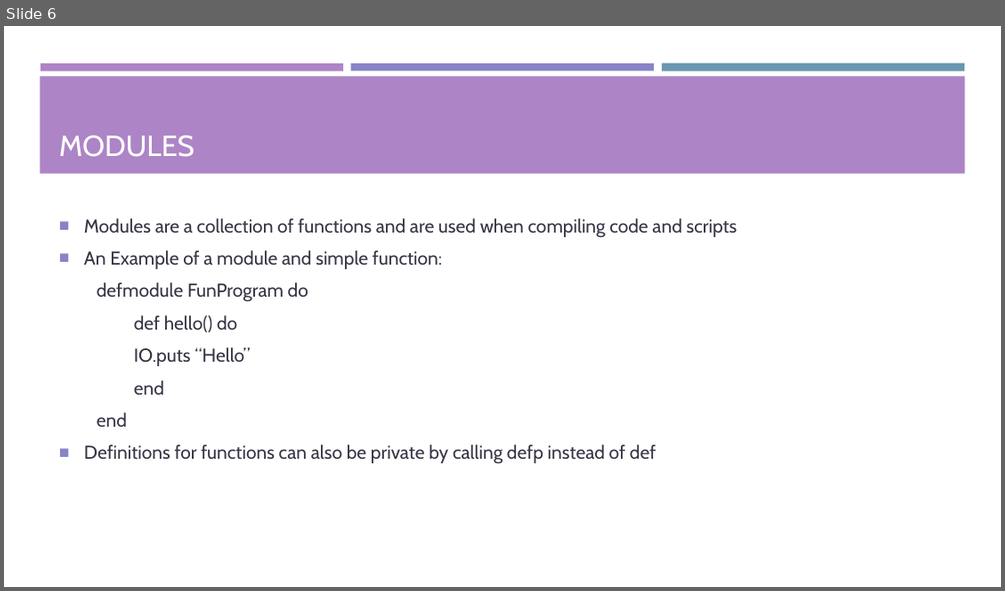
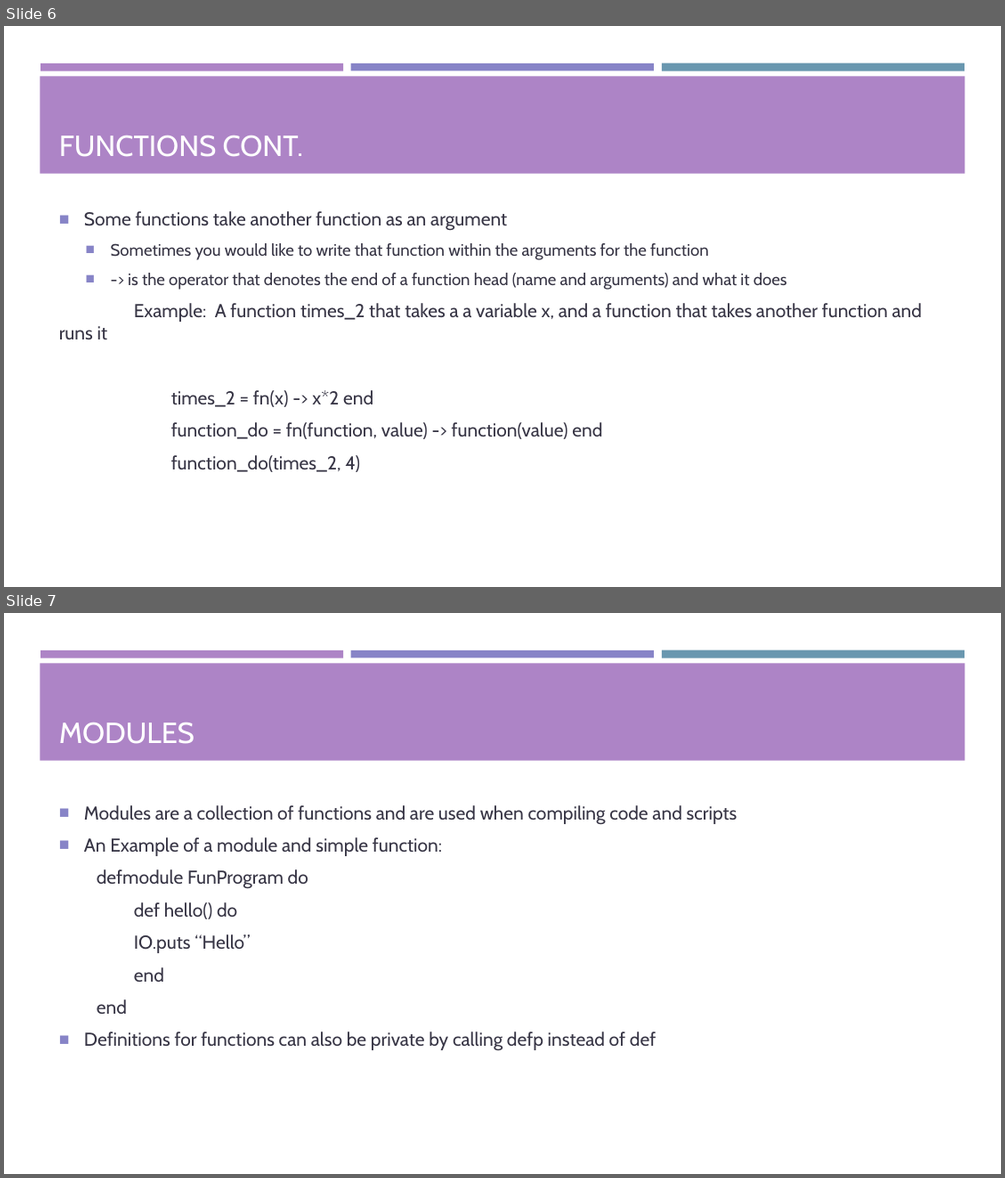
Before and after one commit to Tyl13/CS1645-Project, a slide deck: Presentation.pptx. Shown one above the other, each under a label of ours: slide 6 before the commit, slides 6 and 7 after it. The pictures are 1005x591 and 1005x1178 pixels, drawn with LibreOffice and Linux fonts; fonts in the diff are those of the drawing. Boxes give left, top, right and bottom in pixels: in the first picture for what was removed or moved away, otherwise in the second. Text is boxed around its words. In the diff, an @@ line names an element or a change of style, - is before the commit and + after.

```diff
--- a/Presentation.pptx
+++ b/Presentation.pptx
@@ slide 6 added at (x1=4, y1=26, x2=1001, y2=587), background #FFFFFF; not listed: 4 template elements that a slide beside it also shows @@
@@ title added at (x1=59, y1=135, x2=303, y2=157), 28 pt, text #FFFFFF @@
+FUNCTIONS CONT.
@@ text added at (x1=84, y1=211, x2=922, y2=472), 18 pt, text #373545 @@
+■ Some functions take another function as an argument
+  ■ Sometimes you would like to write that function within the arguments for the function
+  ■ -> is the operator that denotes the end of a function head (name and arguments) and what it does
+Example: A function times_2 that takes a a variable x, and a function that takes another function and runs it
+times_2 = fn(x) -> x*2 end
+function_do = fn(function, value) -> function(value) end
+function_do(times_2, 4)
@@ what was slide 6 is now slide 7 @@
```
Also in this commit, not shown: 6 slides changed, 11 other slides added, 1 slide removed.
